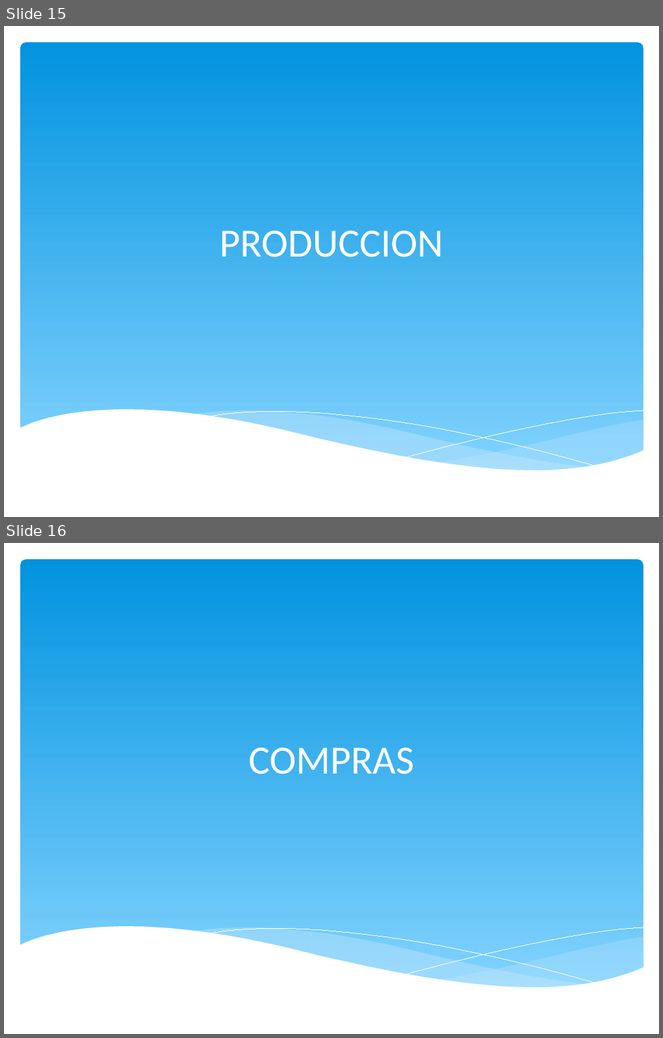
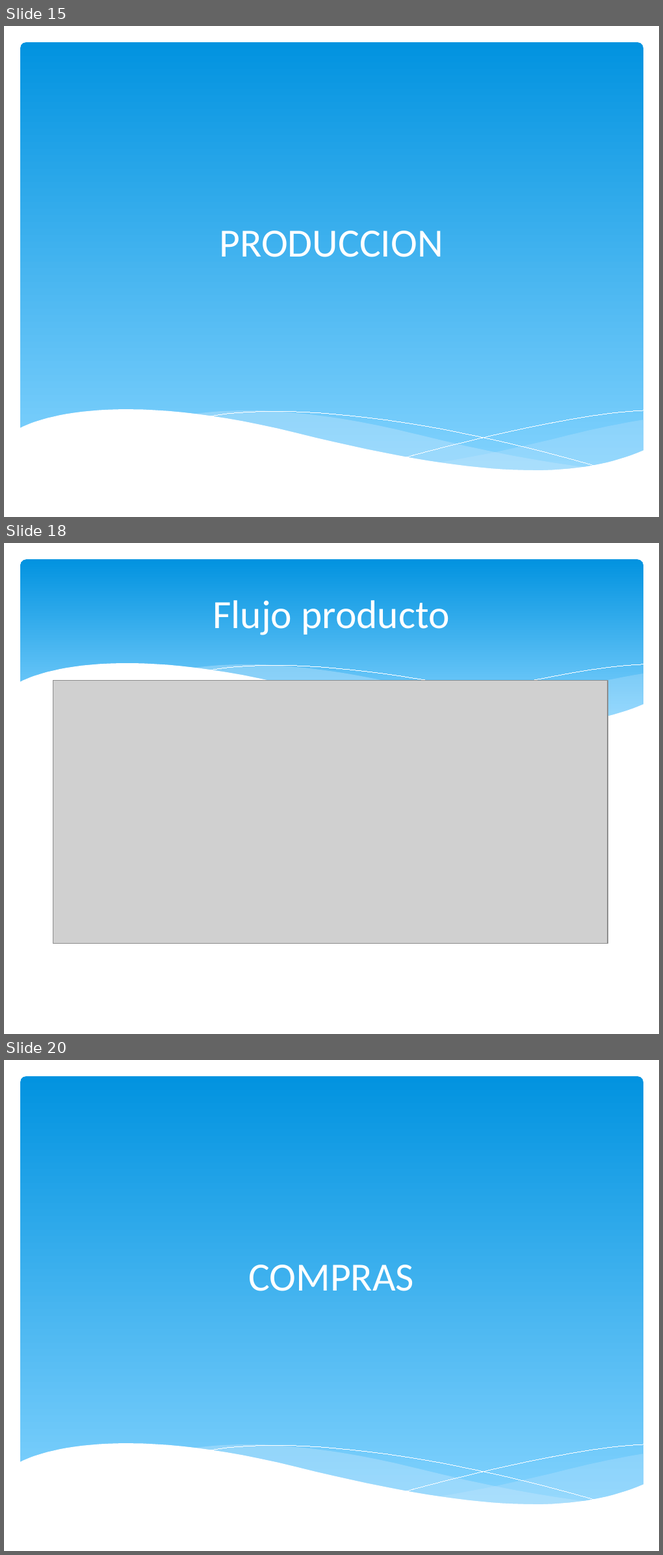
Before and after one commit to igodeveloper/infocomedor, a slide deck: presentacion/INFOCOMEDOR - PPT.pptx. Shown one above the other, each under a label of ours: slides 15 and 16 before the commit, slides 15, 18 and 20 after it; the slides between them are not shown. The pictures are 663x1038 and 663x1555 pixels, drawn with LibreOffice and Linux fonts; fonts in the diff are those of the drawing; grey boxes stand for pictures. Boxes give left, top, right and bottom in pixels: in the first picture for what was removed or moved away, otherwise in the second. Text is boxed around its words. In the diff, an @@ line names an element or a change of style, - is before the commit and + after.

```diff
--- a/presentacion/INFOCOMEDOR - PPT.pptx
+++ b/presentacion/INFOCOMEDOR - PPT.pptx
@@ slide 18 added at [4,543,659,1034], background #FFFFFF @@
@@ rounded rectangle added at [20,559,644,736], fill gradient #0293E0 to #83D3FE @@
@@ title added at [213,600,449,635], 44 pt, text #FFFFFF @@
+Flujo producto
@@ group added at [19,663,644,759]: 5 freeform shapes @@
@@ picture added at [53,681,608,944] @@
@@ what was slide 16 is now slide 20 @@
```
Also in this commit, not shown: 9 other slides added, 2 slides removed.
